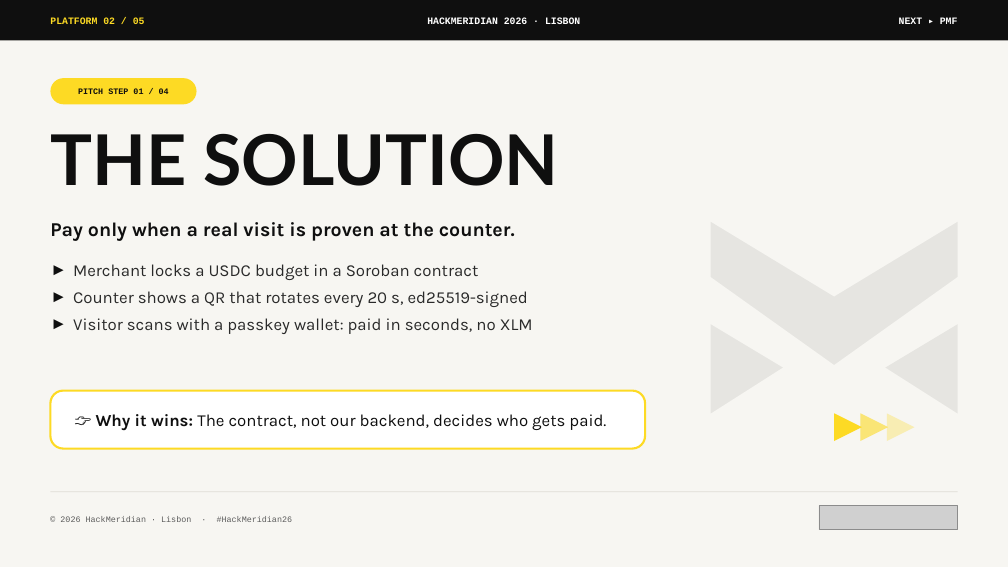
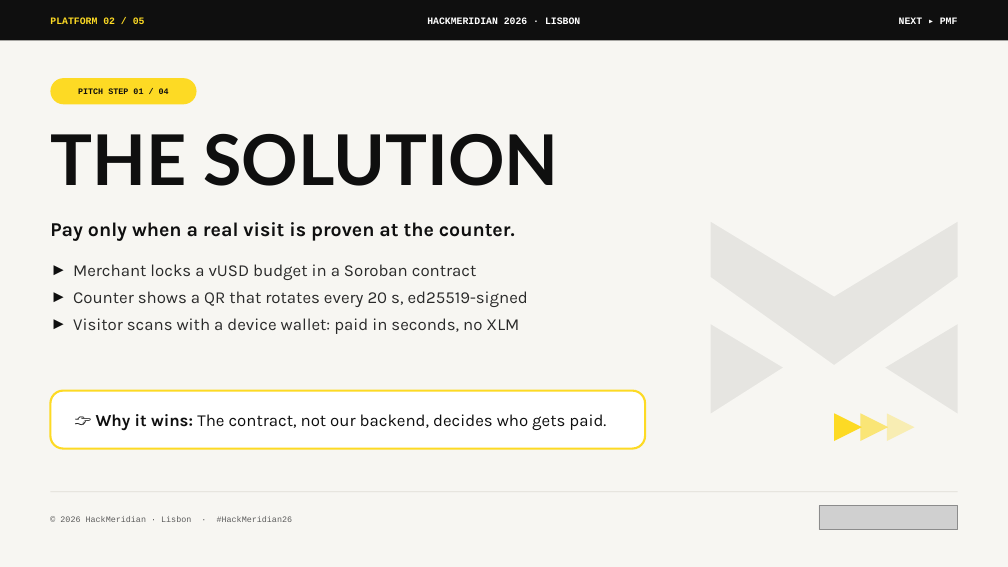
Before and after one commit to developerfred/nata-stellar, a slide deck: slide 2 of docs/nata-pitch-deck-hackmeridian.pptx. Drawn at 1008x567 pixels with LibreOffice and Linux fonts; fonts in the diff are those of the drawing; grey boxes stand for pictures. Boxes give left, top, right and bottom in pixels: in the first picture for what was removed or moved away, otherwise in the second. Text is boxed around its words. In the diff, an @@ line names an element or a change of style, - is before the commit and + after.

Commit message:
docs(deck): remove passkey and USDC claims from pitch deck

```diff
--- a/docs/nata-pitch-deck-hackmeridian.pptx
+++ b/docs/nata-pitch-deck-hackmeridian.pptx
@@ text at bbox=[73, 264, 477, 280]: text changed @@
-► Merchant locks a USDC budget in a Soroban contract
+► Merchant locks a vUSD budget in a Soroban contract
@@ text at bbox=[73, 318, 519, 334]: text changed @@
-► Visitor scans with a passkey wallet: paid in seconds, no XLM
+► Visitor scans with a device wallet: paid in seconds, no XLM
```
Also in this commit, not shown: 2 other slides changed.
